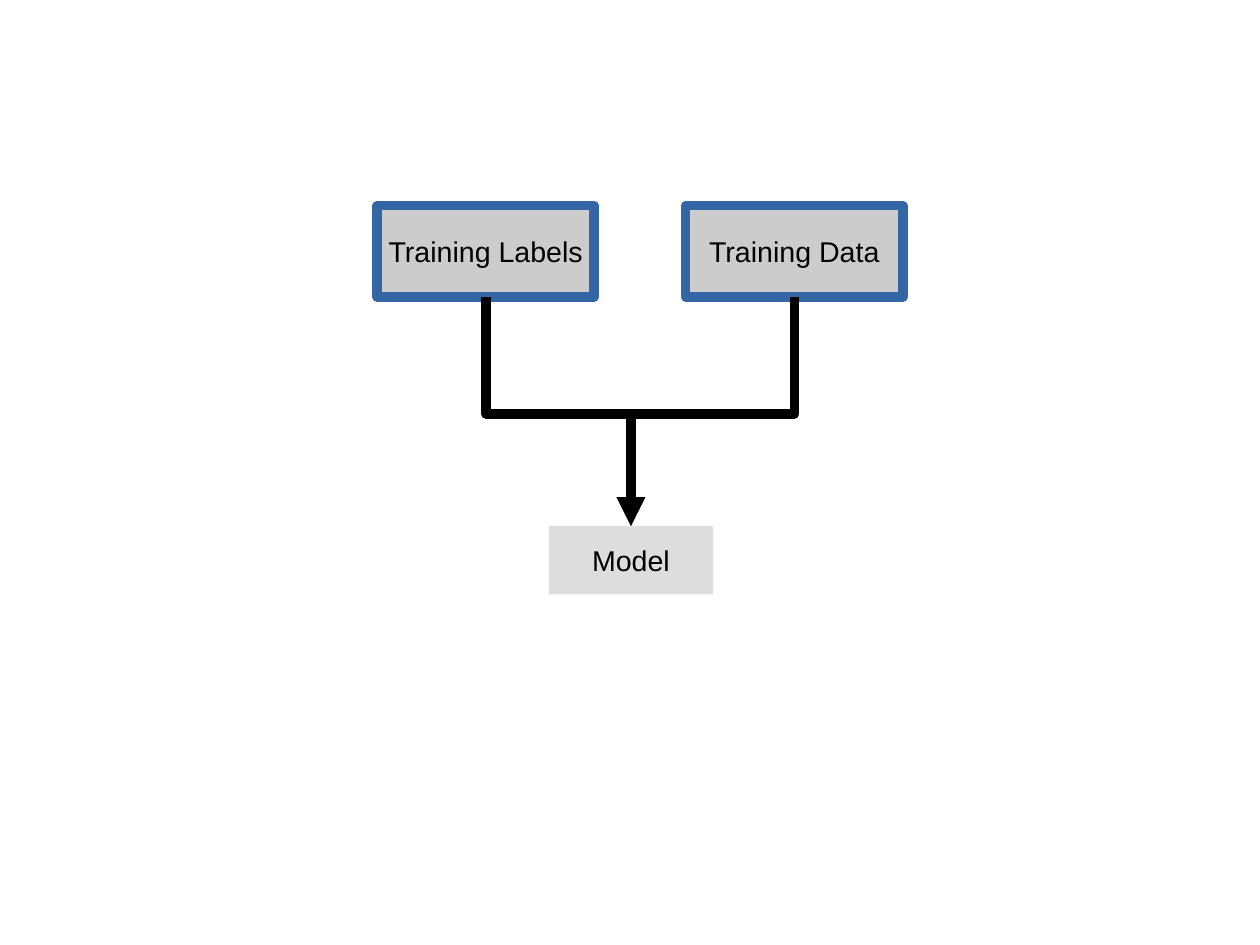
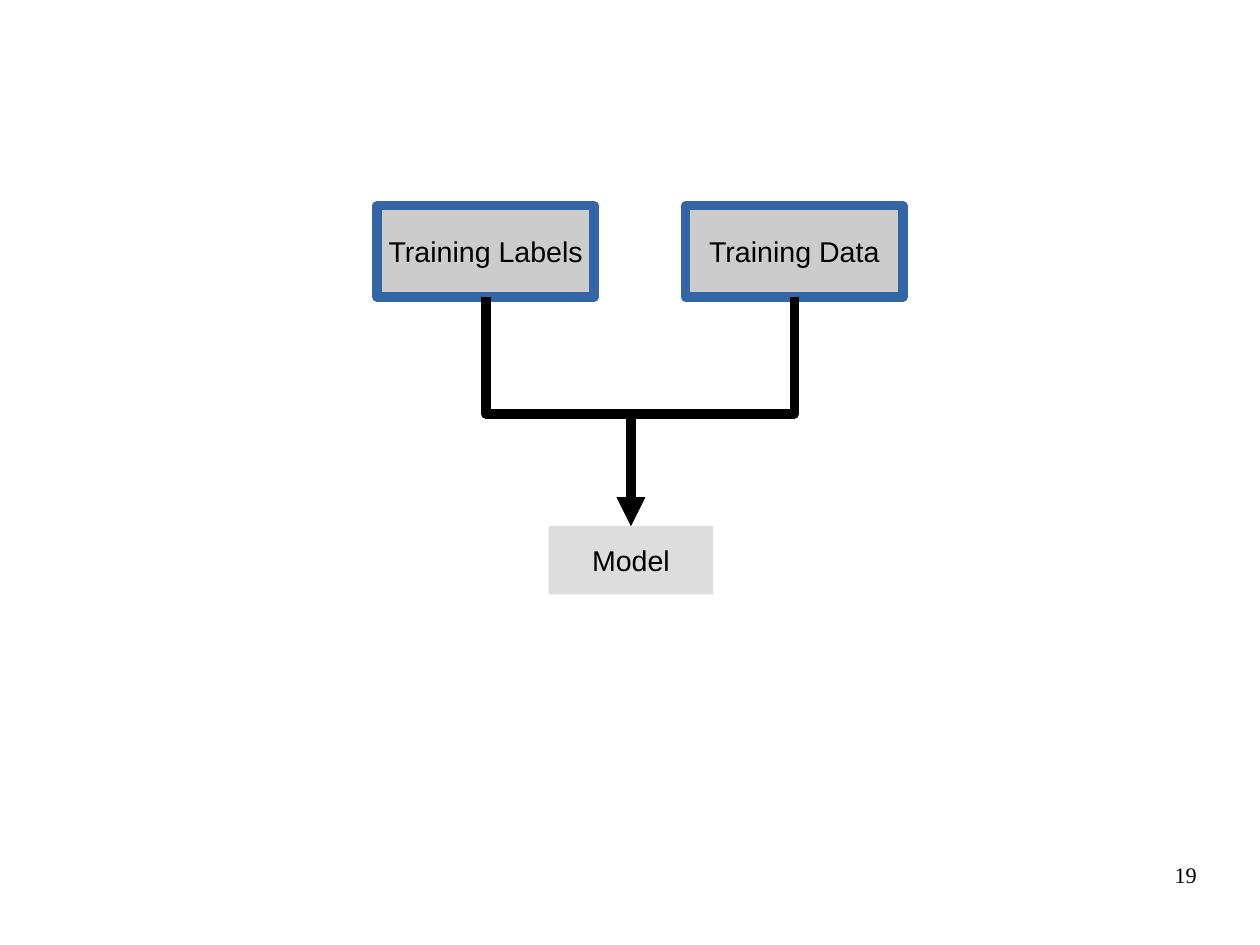
Before and after one commit to amueller/odscon-2015, a slide deck: slide 19 of machine-learning-with-scikit-learn-CUNY-2015.odp (slide 17 before the commit). Drawn at 1260x945 pixels with LibreOffice and Linux fonts; fonts in the diff are those of the drawing. Boxes give left, top, right and bottom in pixels: in the first picture for what was removed or moved away, otherwise in the second. Text is boxed around its words. In the diff, an @@ line names an element or a change of style, - is before the commit and + after.

```diff
--- a/machine-learning-with-scikit-learn-CUNY-2015.odp
+++ b/machine-learning-with-scikit-learn-CUNY-2015.odp
@@ page number added at [1175,868,1197,884], 14 pt, text #000000 @@
+19
```
Also in this commit, not shown: 25 other slides changed, 3 slides added.
